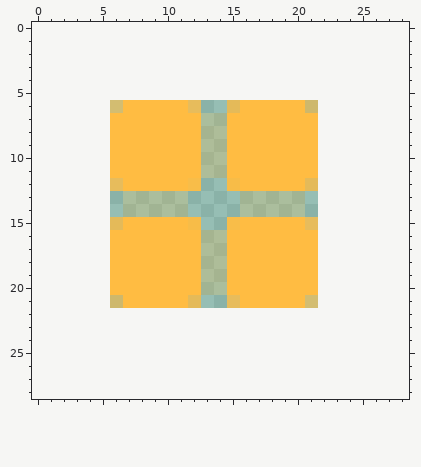
Pixel-art sprite: img/grid.png. Above, as it was before the edit.
The file is 16x16 pixels. Pixels under 10% opacity are left out. Colours within 5 levels of each other are drawn and written as one. The old version is drawn lined up with the new one, on the new canvas.
And afterwards:
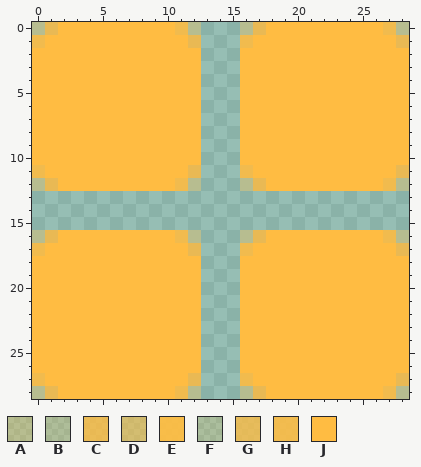
Palette (. is transparent): A #ffbc4050  B #ffba413b  C #ffbb41cf  D #ffbc4194  E #ffbd41ed  F #ffbe4133  G #ffbc42c5  H #ffbc42e0  J #ffbc42
Change:
canvas 16x16 -> 29x29, the old top-left corner now at 6,6
Changed rows in their new state; - is an unchanged pixel.
first column x 0:
 0 ACJJJJJJJJJHA---ACJJJJJJJJJHA
 1 HJJJJJJJJJJJC---HJJJJJJJJJJJC
 2 JJJJJJJJJJJJJ---JJJJJJJJJJJJJ
 3 JJJJJJJJJJJJJ---JJJJJJJJJJJJJ
 4 JJJJJJJJJJJJJ---JJJJJJJJJJJJJ
 5 JJJJJJJJJJJJJ---JJJJJJJJJJJJJ
 6 JJJJJJJ-----J--.-----JJJJJJJJ
 7 JJJJJJ-------...------JJJJJJJ
 8 JJJJJJ-------...------JJJJJJJ
 9 JJJJJJ-------...------JJJJJJJ
10 JJJJJJ-------...------JJJJJJJ
11 HJJJJJ------C...H-----JJJJJJC
12 ACJJJJJ----HA--.AC---JJJJJJHA
13 -------.....----.....--------
14 -------.....----.....--------
15 ------.......--.......-------
16 ACJJJJ-----HA...AC----JJJJJHA
17 HJJJJJ------C...H-----JJJJJJC
18 JJJJJJ-------...------JJJJJJJ
19 JJJJJJ-------...------JJJJJJJ
20 JJJJJJ-------...------JJJJJJJ
21 JJJJJJJ-----J--.-----JJJJJJJJ
22 JJJJJJJJJJJJJ---JJJJJJJJJJJJJ
23 JJJJJJJJJJJJJ---JJJJJJJJJJJJJ
24 JJJJJJJJJJJJJ---JJJJJJJJJJJJJ
25 JJJJJJJJJJJJJ---JJJJJJJJJJJJJ
26 JJJJJJJJJJJJJ---JJJJJJJJJJJJJ
27 HJJJJJJJJJJJC---HJJJJJJJJJJJC
28 ACJJJJJJJJJHA---ACJJJJJJJJJHA
Boxes around the changes in both pictures, in picture pixels (x1, y1, x2, y2):
changed: (32, 22, 409, 399)
